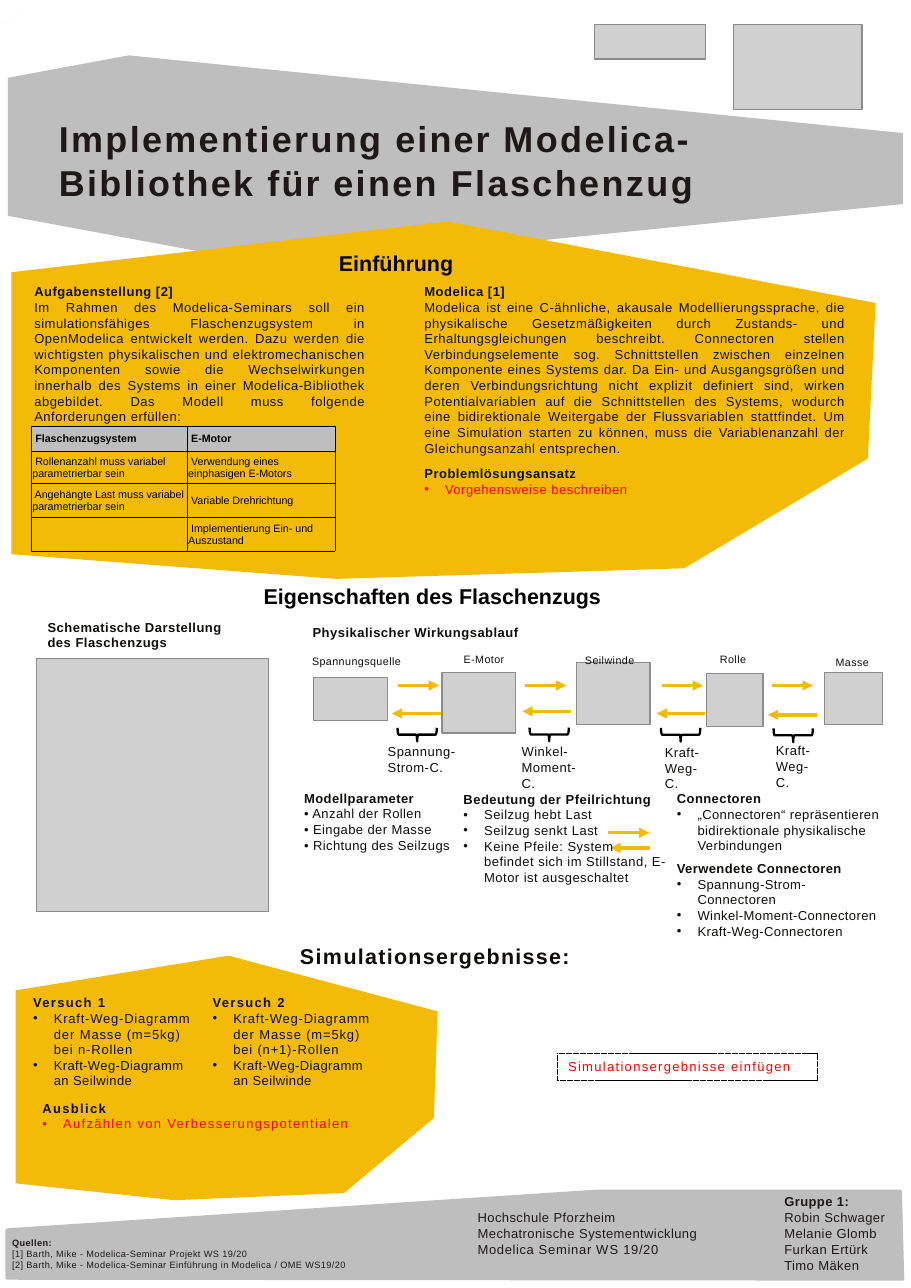
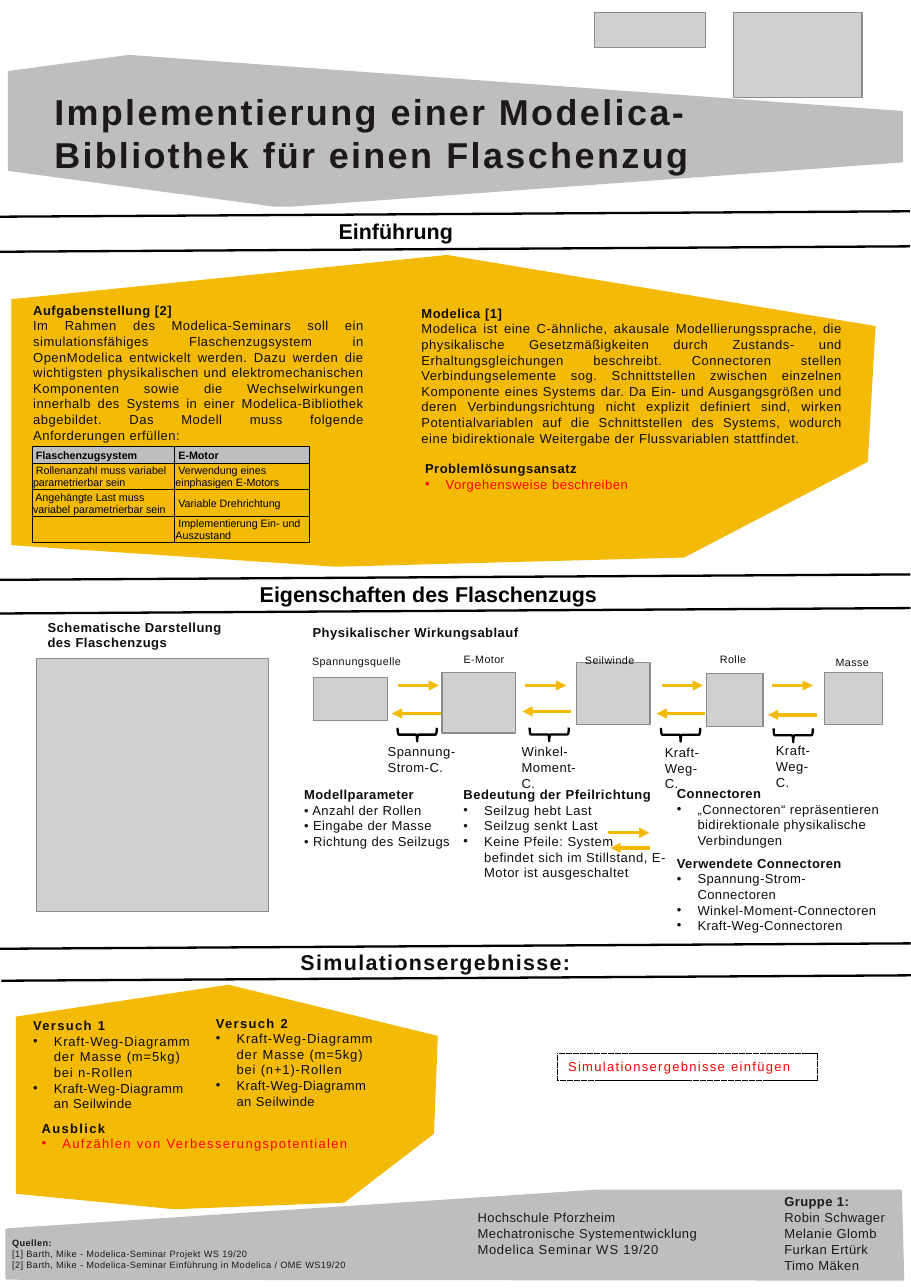
Before and after one commit to maekenti/Modelica_FMRT, a slide deck: slide 1 of Flaschenzug_Poster.pptx. Drawn at 911x1288 pixels with LibreOffice and Linux fonts; fonts in the diff are those of the drawing; grey boxes stand for pictures. Boxes give left, top, right and bottom in pixels: in the first picture for what was removed or moved away, otherwise in the second. Text is boxed around its words. In the diff, an @@ line names an element or a change of style, - is before the commit and + after.

```diff
--- a/Flaschenzug_Poster.pptx
+++ b/Flaschenzug_Poster.pptx
@@ picture: place and size @@
-picture at bbox=[595, 24, 706, 59]
+picture at bbox=[595, 12, 706, 47]
@@ picture: place and size @@
-picture at bbox=[734, 24, 863, 110]
+picture at bbox=[734, 12, 863, 98]
@@ freeform shape: place and size @@
-freeform shape at bbox=[7, 53, 902, 264]
+freeform shape at bbox=[7, 53, 902, 206]
@@ text "Implementierung einer Modelica- Bibliothek für ...": place and size @@
-text "Implementierung einer Modelica- Bibliothek für ..." at bbox=[59, 126, 693, 203]
+text "Implementierung einer Modelica- Bibliothek für ..." at bbox=[54, 99, 688, 175]
@@ line added from (0, 217) to (910, 212), #000000 1.5 pt @@
@@ text "Einführung": place and size @@
-text "Einführung" at bbox=[339, 255, 453, 276]
+text "Einführung" at bbox=[339, 223, 453, 244]
@@ line added from (0, 252) to (910, 247), #000000 1.5 pt @@
@@ freeform shape: place and size @@
-freeform shape at bbox=[9, 219, 875, 577]
+freeform shape at bbox=[9, 253, 875, 566]
@@ text "Aufgabenstellung [2]": place and size @@
-text "Aufgabenstellung [2]" at bbox=[34, 286, 365, 424]
+text "Aufgabenstellung [2]" at bbox=[33, 305, 364, 443]
@@ text "Modelica [1]": place and size @@
-text "Modelica [1]" at bbox=[424, 286, 845, 456]
+text "Modelica [1]" at bbox=[421, 308, 842, 446]
@@ text at bbox=[421, 323, 842, 446]: text changed @@
-Modelica ist eine C-ähnliche, akausale Modellierungssprache, die physikalische Gesetzmäßigkeiten durch Zustands- und Erhaltungsgleichungen beschreibt. Connectoren stellen Verbindungselemente sog. Schnittstellen zwischen einzelnen Komponente eines Systems dar. Da Ein- und Ausgangsgrößen und deren Verbindungsrichtung nicht explizit definiert sind, wirken Potentialvariablen auf die Schnittstellen des Systems, wodurch eine bidirektionale Weitergabe der Flussvariablen stattfindet. Um eine Simulation starten zu können, muss die Variablenanzahl der Gleichungsanzahl entsprechen.
+Modelica ist eine C-ähnliche, akausale Modellierungssprache, die physikalische Gesetzmäßigkeiten durch Zustands- und Erhaltungsgleichungen beschreibt. Connectoren stellen Verbindungselemente sog. Schnittstellen zwischen einzelnen Komponente eines Systems dar. Da Ein- und Ausgangsgrößen und deren Verbindungsrichtung nicht explizit definiert sind, wirken Potentialvariablen auf die Schnittstellen des Systems, wodurch eine bidirektionale Weitergabe der Flussvariablen stattfindet.
@@ table: place and size @@
-table at bbox=[32, 426, 336, 552]
+table at bbox=[32, 446, 310, 543]
@@ 4 texts: place and size @@
-4 texts at bbox=[304, 468, 879, 939]
+4 texts at bbox=[304, 463, 879, 933]
@@ line added from (0, 579) to (910, 574), #000000 1.5 pt @@
@@ text "Eigenschaften des Flaschenzugs": place and size @@
-text "Eigenschaften des Flaschenzugs" at bbox=[264, 588, 601, 609]
+text "Eigenschaften des Flaschenzugs" at bbox=[260, 586, 597, 607]
@@ line added from (0, 614) to (910, 608), #000000 1.5 pt @@
@@ line added from (0, 948) to (911, 943), #000000 1.5 pt @@
@@ text "Simulationsergebnisse:": place and size @@
-text "Simulationsergebnisse:" at bbox=[300, 948, 570, 969]
+text "Simulationsergebnisse:" at bbox=[300, 954, 570, 975]
@@ line added from (1, 980) to (911, 975), #000000 1.5 pt @@
@@ freeform shape: place and size @@
-freeform shape at bbox=[14, 954, 437, 1200]
+freeform shape at bbox=[14, 984, 437, 1208]
@@ text "Versuch 1": place and size @@
-text "Versuch 1" at bbox=[54, 998, 190, 1085]
+text "Versuch 1" at bbox=[54, 1021, 190, 1108]
@@ text "Versuch 2": place and size @@
-text "Versuch 2" at bbox=[233, 998, 369, 1085]
+text "Versuch 2" at bbox=[237, 1019, 373, 1106]
@@ text "Ausblick": place and size @@
-text "Ausblick" at bbox=[138, 1121, 162, 1128]
+text "Ausblick" at bbox=[137, 1141, 161, 1148]
```
